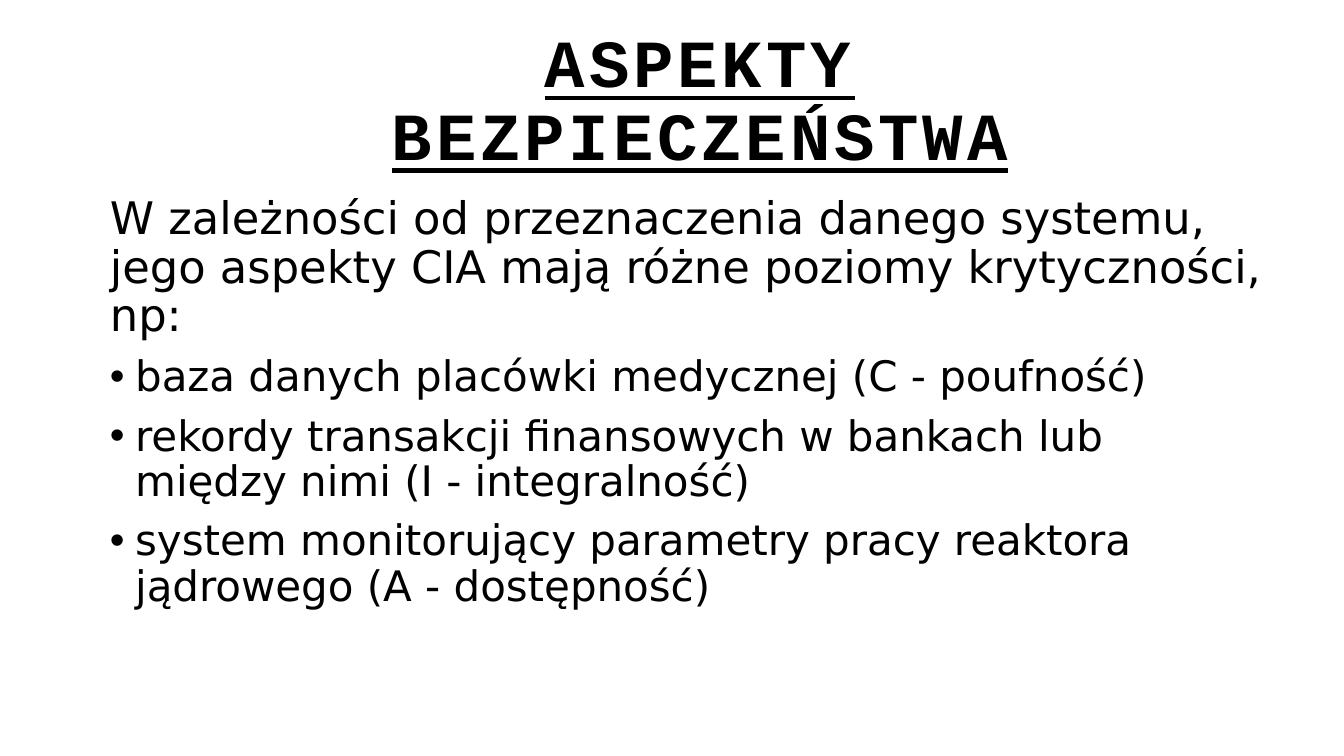
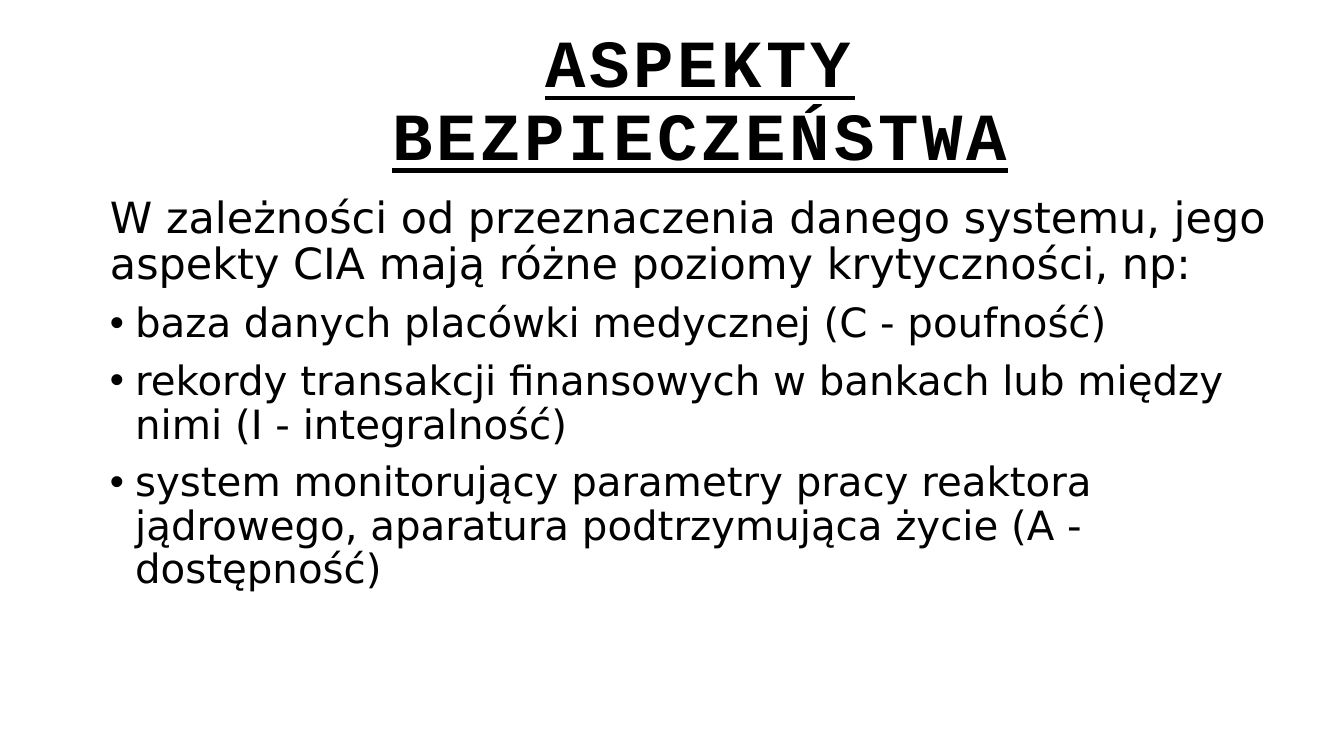
Before and after one commit to ewilded/DFIR, a slide deck: slide 4 of 2_Wprowadzenie_do_bezpieczenstwa_IT.pptx. Drawn at 1344x756 pixels with LibreOffice and Linux fonts; fonts in the diff are those of the drawing. Boxes give left, top, right and bottom in pixels: in the first picture for what was removed or moved away, otherwise in the second. Text is boxed around its words. In the diff, an @@ line names an element or a change of style, - is before the commit and + after.

```diff
--- a/2_Wprowadzenie_do_bezpieczenstwa_IT.pptx
+++ b/2_Wprowadzenie_do_bezpieczenstwa_IT.pptx
@@ text at box(110, 199, 1266, 448): size 32 to 30.7 pt in "W zależności od przeznaczenia danego systemu, jego ..."; size 30 to 28.8 pt in "baza danych placówki medycznej (C - poufność)", "rekordy transakcji finansowych w bankach lub między ..." @@
@@ text at box(135, 465, 1091, 592): text changed; size 30 to 28.8 pt @@
-• system monitorujący parametry pracy reaktora jądrowego (A - dostępność)
+• system monitorujący parametry pracy reaktora jądrowego, aparatura podtrzymująca życie (A - dostępność)
```
Also in this commit, not shown: 41 other slides changed, 1 slide added, 2 other files.
